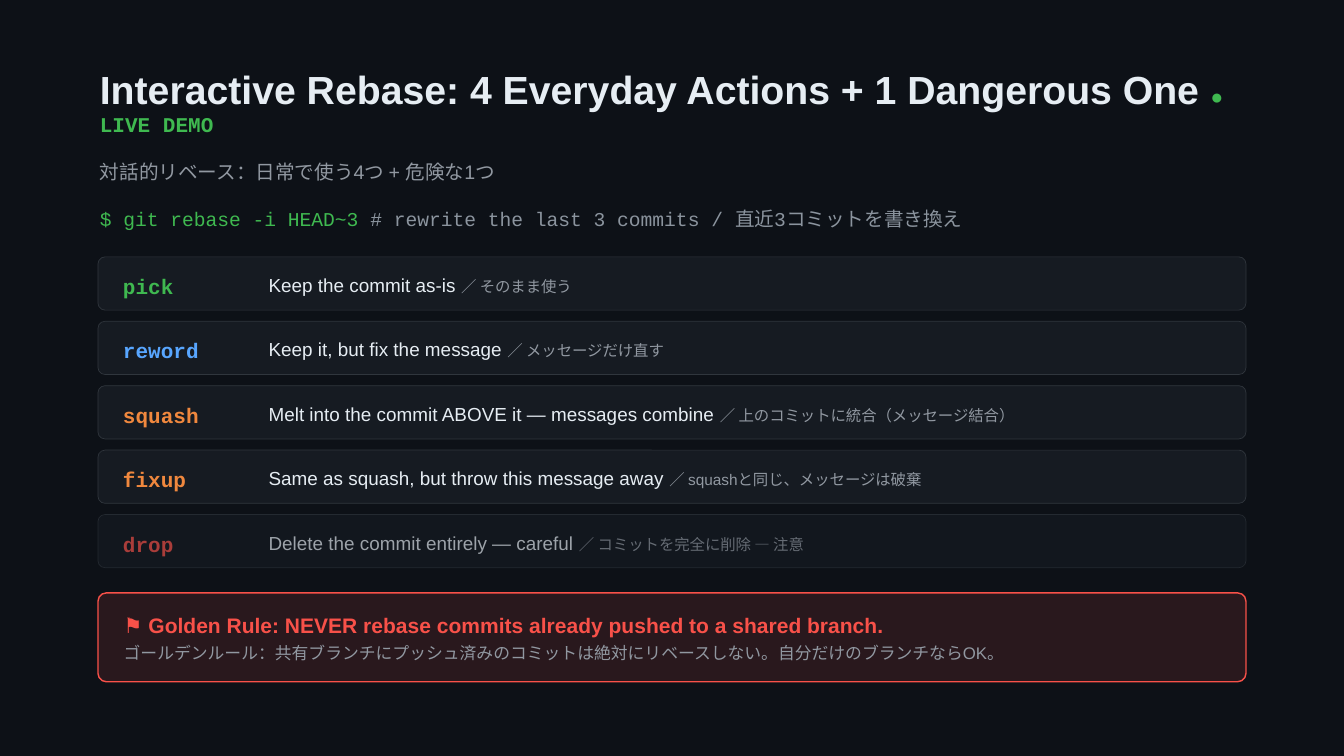
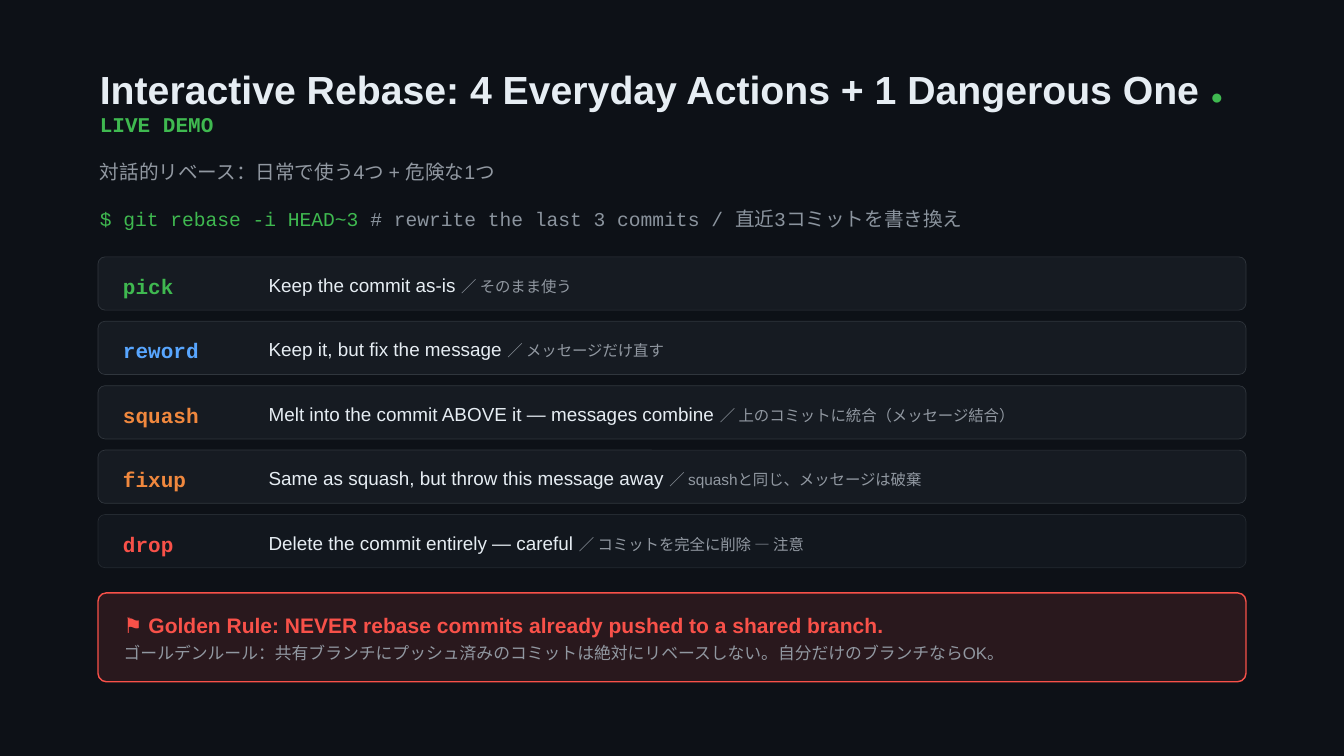
Before and after one commit to Shun-N0/ryudai_git_2026, a slide deck: slide 12 of Git_class_workshop_prep.pptx. Drawn at 1344x756 pixels with LibreOffice and Linux fonts; fonts in the diff are those of the drawing. Boxes give left, top, right and bottom in pixels: in the first picture for what was removed or moved away, otherwise in the second. Text is boxed around its words. In the diff, an @@ line names an element or a change of style, - is before the commit and + after.

```diff
--- a/Git_class_workshop_prep.pptx
+++ b/Git_class_workshop_prep.pptx
@@ text "drop" at bbox=[123, 537, 173, 557]: text colour #F85149 at 65% opacity to #F85149 @@
@@ text "Delete the commit entirely — ..." at bbox=[269, 536, 804, 554]: text colour #E6EDF3 at 65% opacity to #E6EDF3 in "Delete the commit entirely — careful"; text colour #9198A1 at 65% opacity to #9198A1 in "／ コミットを完全に削除 — 注意" @@
```
Also in this commit, not shown: 9 other slides changed, 1 slide added, 2 slides removed.
